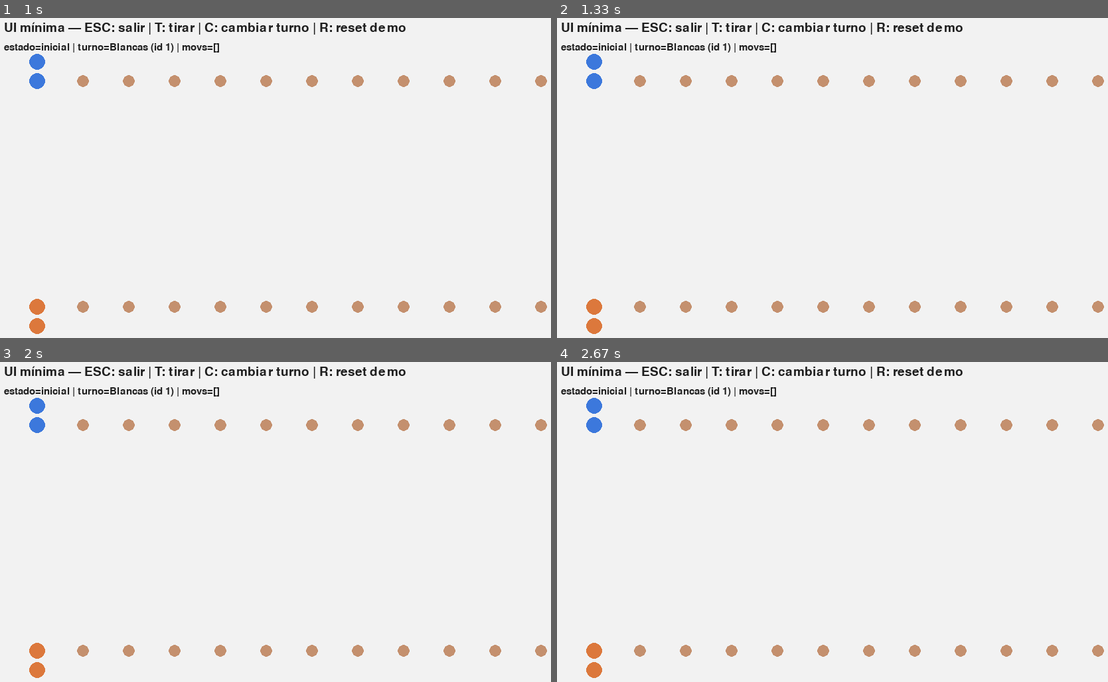
Above: before the commit, frames 1-4 (two rows, left to right).
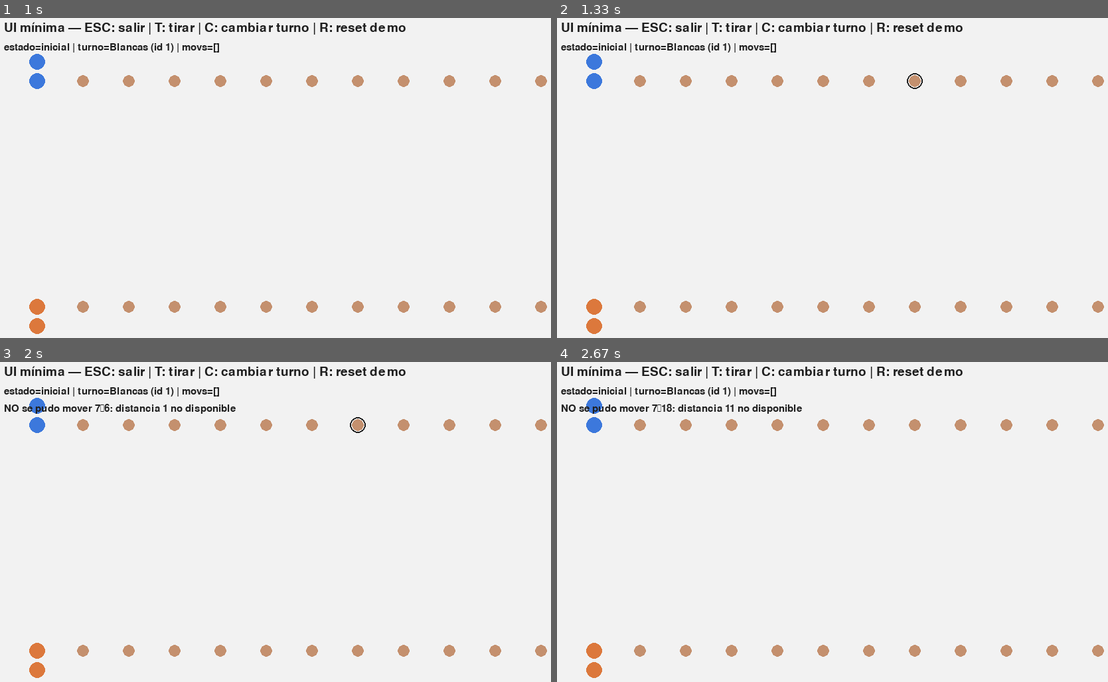
Above: after the commit, the same moments.

Repository: um-computacion/computacion-2025-backgammon-maxinavesi1
Game: pygame game, started from backgammon/pygame/pygame_ui.py
Two runs of this game, one before a commit and one after it. Both use one fixed random seed, a clock stepped at 60 frames per second and the inputs below.
Inputs (mouse positions are in pixels of both pictures, inside the frame that each line leads up to):
- Up to frame 1 (1 s): click (292, 194) at 0.38 s; tap R at 0.67 s
- Up to frame 2 (1.33 s): click (931, 66) at 1.05 s
- Up to frame 3 (2 s): click (506, 669) at 1.38 s; click (303, 413) at 1.72 s
- Up to frame 4 (2.67 s): click (821, 634) at 2.05 s; click (826, 474) at 2.38 s

Frame 1 is identical in both runs. In frame 2, less than 0.1% of the frame differs, in the area x 63-67%, y 17-23%; in frame 3, 0.5%, in the area x 0-67%, y 13-23%; in frame 4, 0.5%.

Commit message:
cambios para encadenar comandos

Diff:
--- a/backgammon/pygame/pygame_app.py
+++ /dev/null
@@ -1,14 +0,0 @@
-"""Lanzador de la demo Pygame.
-
-Ejecución:
-    python -m backgammon.pygame.pygame_app
-"""
-from backgammon.pygame.pygame_ui import iniciar_ui
-
-
-def main() -> None:
-    iniciar_ui()
-
-
-if __name__ == "__main__":
-    main()
--- a/backgammon/pygame/pygame_ui.py
+++ b/backgammon/pygame/pygame_ui.py
@@ -1,4 +1,4 @@
-"""Demo Pygame con estado de juego.
+"""Demo Pygame con estado de juego + clicks para mover.
 
 Teclas:
   ESC  → salir
@@ -6,10 +6,17 @@
   C    → cambiar turno
   R    → reset DEMO (2 fichas J1 en 0 y 2 fichas J2 en 23)
 
+Clicks:
+  • Click en un punto para seleccionarlo (origen).
+  • Click en otro punto para intentar mover (destino).
+  • Si el movimiento falla, se muestra el motivo (juego.ultimo_error()).
+
 Ejecución:
     python -m backgammon.pygame.pygame_ui
 """
 
+from __future__ import annotations
+
 import sys
 import pygame
 
@@ -17,46 +24,90 @@
 from backgammon.core.jugador import Jugador
 from backgammon.core.tablero import PUNTOS
 
+
 ANCHO = 900
 ALTO = 560
 FPS = 60
+
 COLOR_FONDO = (242, 242, 242)
 COLOR_TEXTO = (30, 30, 30)
 COLOR_PUNTO = (196, 144, 110)
 COLOR_J1 = (60, 120, 220)
 COLOR_J2 = (220, 120, 60)
+COLOR_SEL = (30, 30, 30)
+
+MARGEN = 36
+Y_SUP = 110
+Y_INF = ALTO - 110
+RADIO_PUNTO = 9
+RADIO_FICHA = 12
+SEP_FICHA = 5
+
+def _col_w() -> int:
+    """Ancho de cada columna (12 por fila)."""
+    ancho_util = ANCHO - 2 * MARGEN
+    return ancho_util // 12
 
 
 def _xy_punto(idx: int) -> tuple[int, int, int, int]:
-    """(x_centro, y_base, ancho_col, dir), dir = -1 (arriba) o +1 (abajo)."""
+    """(x_centro, y_base, ancho_col, dir). dir = -1 (arriba) o +1 (abajo)."""
     fila_sup = (idx < 12)
     col = idx if fila_sup else (23 - idx)
-    margen = 36
-    ancho_util = ANCHO - 2 * margen
-    col_w = ancho_util // 12
-    x = margen + col * col_w + col_w // 2
-    y = 110 if fila_sup else (ALTO - 110)
-    return x, y, col_w, (-1 if fila_sup else 1)
-
-def _dibujar_puntos(surface: pygame.Surface) -> None:
-    radio = 9
+    colw = _col_w()
+    x = MARGEN + col * colw + colw // 2
+    y = Y_SUP if fila_sup else Y_INF
+    return x, y, colw, (-1 if fila_sup else 1)
+
+
+def _punto_desde_xy(x: int, y: int) -> int | None:
+    """Mapea un clic (x,y) al índice de punto [0..23] o None si está fuera."""
+    colw = _col_w()
+
+    if y < (ALTO // 2):
+        fila_sup = True
+        base_y = Y_SUP
+        fila_idx_offset = 0
+    else:
+        fila_sup = False
+        base_y = Y_INF
+        fila_idx_offset = 12
+
+    if x < MARGEN or x >= (ANCHO - MARGEN):
+        return None
+
+    col = (x - MARGEN) // colw
+    if not (0 <= col <= 11):
+        return None
+    if abs(y - base_y) > 40:
+        return None
+    if fila_sup:
+        idx = col
+    else:
+        idx = 23 - col
+    return idx
+
+
+def _dibujar_puntos(surface: pygame.Surface, seleccionado: int | None) -> None:
     for i in range(24):
-        x, y, _, _ = _xy_punto(i)
-        pygame.draw.circle(surface, COLOR_PUNTO, (x, y), radio)
+        x, y, colw, _ = _xy_punto(i)
+        pygame.draw.circle(surface, COLOR_PUNTO, (x, y), RADIO_PUNTO)
+        if seleccionado == i:
+            pygame.draw.circle(surface, COLOR_SEL, (x, y), RADIO_PUNTO + 3, width=2)
+
 
 def _dibujar_fichas(surface: pygame.Surface, juego: Juego) -> None:
     """Dibuja las fichas apiladas leyendo el tablero público (sin tocar privados)."""
     t = juego.tablero
-    radio = 12
-    sep = 5
     j1_id = 1
+
     for i in range(PUNTOS):
         x, y_base, _, dire = _xy_punto(i)
         pila = t.punto(i)
         for n, pid in enumerate(pila):
-            dy = (radio * 2 + sep) * n * dire
+            dy = (RADIO_FICHA * 2 + SEP_FICHA) * n * dire
             color = COLOR_J1 if pid == j1_id else COLOR_J2
-            pygame.draw.circle(surface, color, (x, y_base + dy), radio)
+            pygame.draw.circle(surface, color, (x, y_base + dy), RADIO_FICHA)
+
 
 def _demo_reset(juego: Juego) -> None:
     """Tablero vacío + 2 fichas del jugador actual en 0 y 2 del otro en 23."""
@@ -69,6 +120,7 @@
     t.colocar_ficha(otro, 23)
     t.colocar_ficha(otro, 23)
 
+
 def iniciar_ui(ancho: int = ANCHO, alto: int = ALTO) -> None:
     pygame.init()
     pygame.font.init()
@@ -81,41 +133,69 @@
     f28 = pygame.font.Font(None, 28)
     f20 = pygame.font.Font(None, 22)
 
-    # Juego de demo
     j1 = Jugador("Blancas")
     j2 = Jugador("Negras")
     juego = Juego(j1, j2)
     _demo_reset(juego)
 
     ultimo_txt = None
+    seleccionado: int | None = None
 
     corriendo = True
     while corriendo:
         for ev in pygame.event.get():
             if ev.type == pygame.QUIT:
                 corriendo = False
+
             elif ev.type == pygame.KEYDOWN:
                 if ev.key == pygame.K_ESCAPE:
                     corriendo = False
                 elif ev.key == pygame.K_t:
                     d1, d2, movs = juego.tirar()
-                    ultimo_txt = f20.render(f"Tirada: {d1} y {d2} → movs: {movs}", True, COLOR_TEXTO)
+                    ultimo_txt = f20.render(
+                        f"Tirada: {d1} y {d2} → movs: {movs}", True, COLOR_TEXTO
+                    )
                 elif ev.key == pygame.K_c:
                     juego.cambiar_turno()
+                    seleccionado = None
                 elif ev.key == pygame.K_r:
                     _demo_reset(juego)
                     ultimo_txt = None
+                    seleccionado = None
+
+            elif ev.type == pygame.MOUSEBUTTONDOWN and ev.button == 1:
+                x, y = ev.pos
+                idx = _punto_desde_xy(x, y)
+                if idx is None:
+                    seleccionado = None
+                else:
+                    if seleccionado is None:
+                        seleccionado = idx
+                    else:
+                        ok = juego.mover_ficha(seleccionado, idx)
+                        if ok:
+                            msg = f"Movimiento {seleccionado}→{idx} OK. Restantes: {juego.movimientos_disponibles()}"
+                            seleccionado = None
+                        else:
+                            msg = f"NO se pudo mover {seleccionado}→{idx}: {juego.ultimo_error()}"
+                        ultimo_txt = f20.render(msg, True, COLOR_TEXTO)
 
         screen.fill(COLOR_FONDO)
-        _dibujar_puntos(screen)
+        _dibujar_puntos(screen, seleccionado)
         _dibujar_fichas(screen, juego)
 
-        estado = f"estado={juego.estado} | turno={juego.jugador_actual.nombre} (id {juego.jugador_actual.id}) | movs={juego.movimientos_disponibles()}"
-        titulo = f28.render("UI mínima — ESC: salir | T: tirar | C: cambiar turno | R: reset demo", True, COLOR_TEXTO)
+        estado = (
+            f"estado={juego.estado} | turno={juego.jugador_actual.nombre} "
+            f"(id {juego.jugador_actual.id}) | movs={juego.movimientos_disponibles()}"
+        )
+        titulo = f28.render(
+            "UI mínima — ESC: salir | T: tirar | C: cambiar turno | R: reset demo",
+            True, COLOR_TEXTO,
+        )
         info = f20.render(estado, True, COLOR_TEXTO)
 
         screen.blit(titulo, (20, 20))
-        screen.blit(info,   (20, 52))
+        screen.blit(info, (20, 52))
         if ultimo_txt:
             screen.blit(ultimo_txt, (20, 78))
 
@@ -125,5 +205,6 @@
     pygame.quit()
     sys.exit(0)
 
+
 if __name__ == "__main__":
     iniciar_ui()
